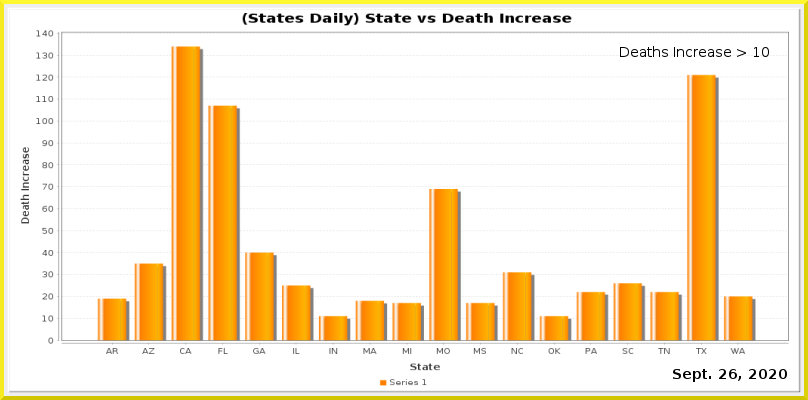
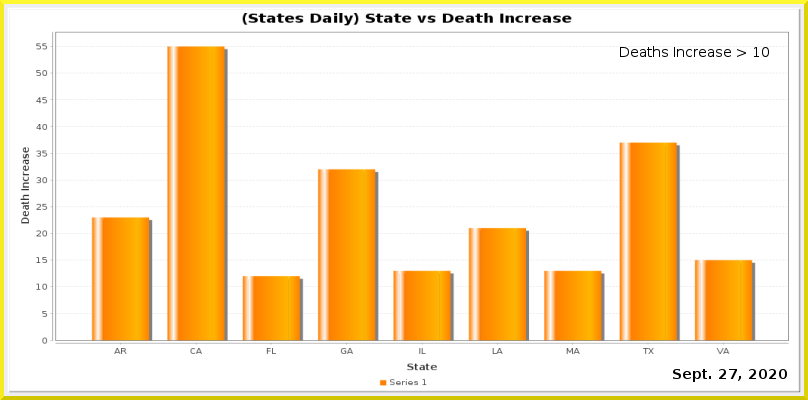
The second 808×400 image is a revision of the first. Changes to its layers:
painted on "Current Date" over (729, 369, 737, 379)
painted on "Date_vs_TestIncrease.png" over (36, 30, 789, 371)
